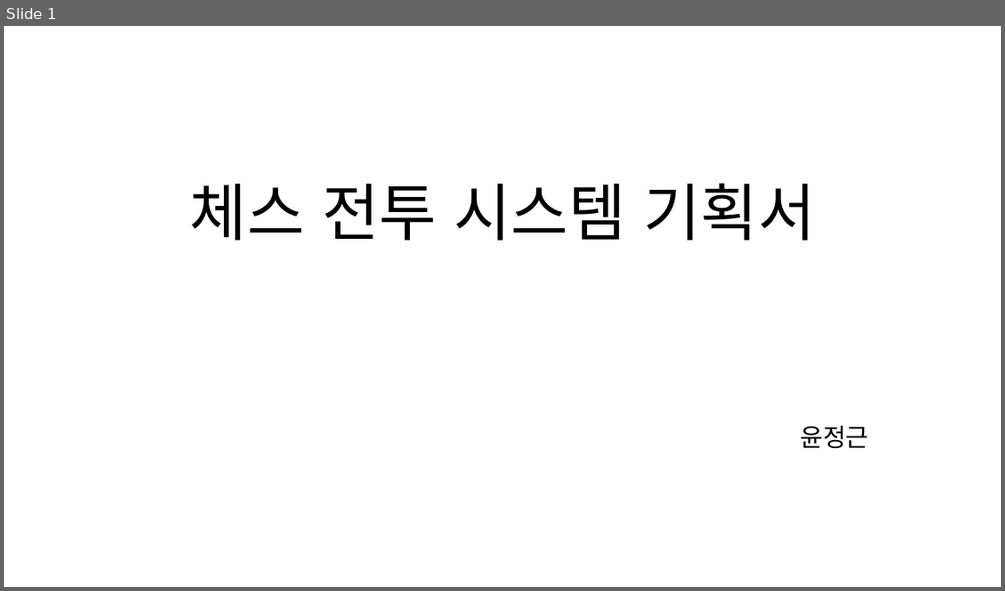
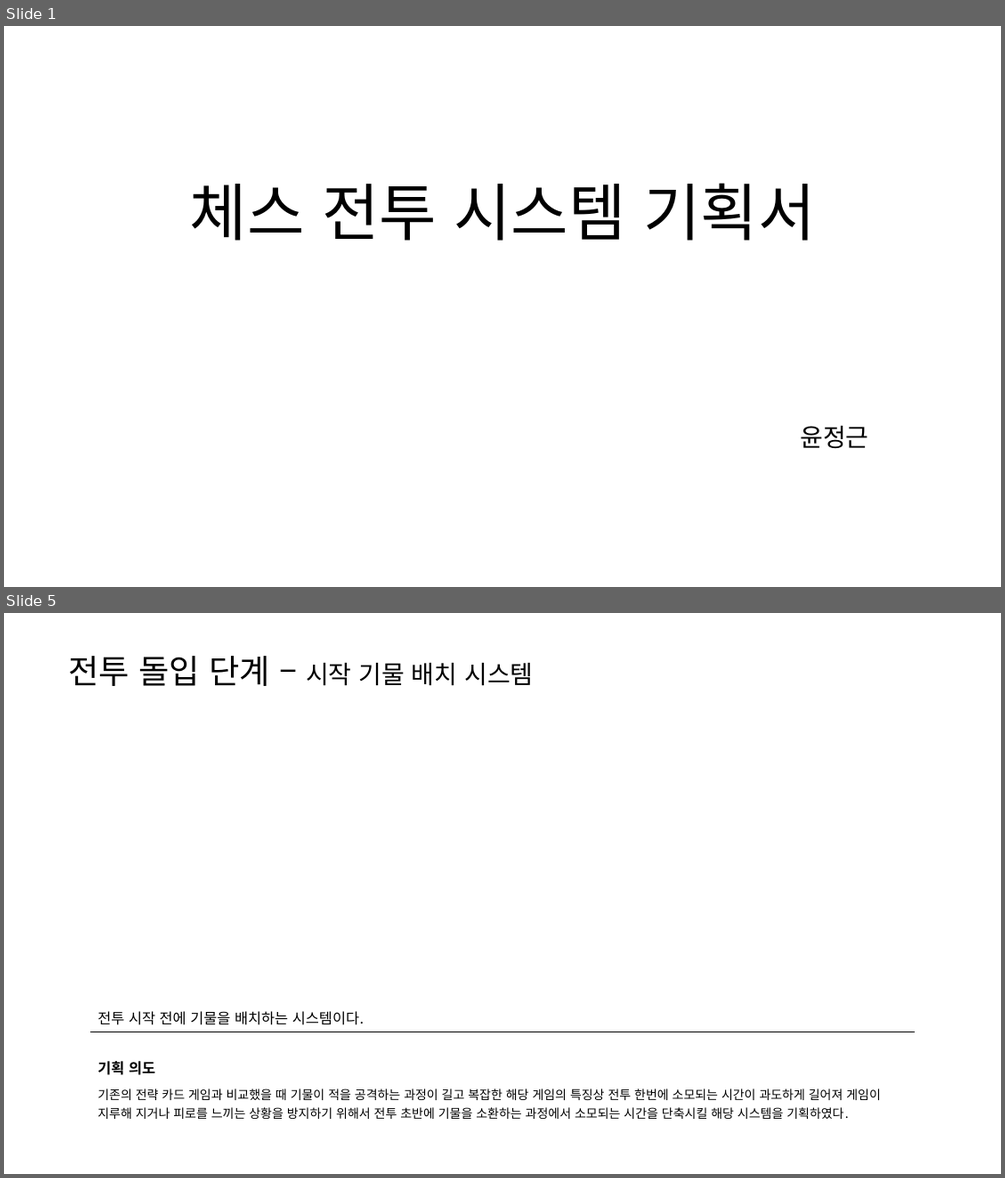
Before and after one commit to yjk0401/unityenginebasic_9th, a slide deck: 기획/체스/체스 전투 시스템 기획서.pptx. Shown one above the other, each under a label of ours: slide 1 before the commit, slides 1 and 5 after it; the slides between them are not shown. The pictures are 1005x591 and 1005x1178 pixels, drawn with LibreOffice and Linux fonts; fonts in the diff are those of the drawing. Boxes give left, top, right and bottom in pixels: in the first picture for what was removed or moved away, otherwise in the second. Text is boxed around its words. In the diff, an @@ line names an element or a change of style, - is before the commit and + after.

```diff
--- a/기획/체스/체스 전투 시스템 기획서.pptx
+++ b/기획/체스/체스 전투 시스템 기획서.pptx
@@ slide 5 added at box(4, 613, 1001, 1174), background #FFFFFF @@
@@ text added at box(68, 656, 533, 686), 24 pt, text #000000 @@
+전투 돌입 단계 – 시작 기물 배치 시스템
@@ table added at box(90, 1004, 914, 1123), 3 rows, 1 columns @@
+전투 시작 전에 기물을 배치하는 시스템이다.
+기획 의도
+기존의 전략 카드 게임과 비교했을 때 기물이 적을 공격하는 과정이 길고 복잡한 해당 게임의 특징상 전투 한번에 소모되는 시간이 과도하게 길어져 게임이 지루해 지거나 피로를 느끼는 상황을 방지하기 위해서 전투 초반에 기물을 소환하는 과정에서 소모되는 시간을 단축시킬 해당 시스템을 기획하였다.
```
Also in this commit, not shown: 3 slides changed, 6 other slides added, 1 other file.
